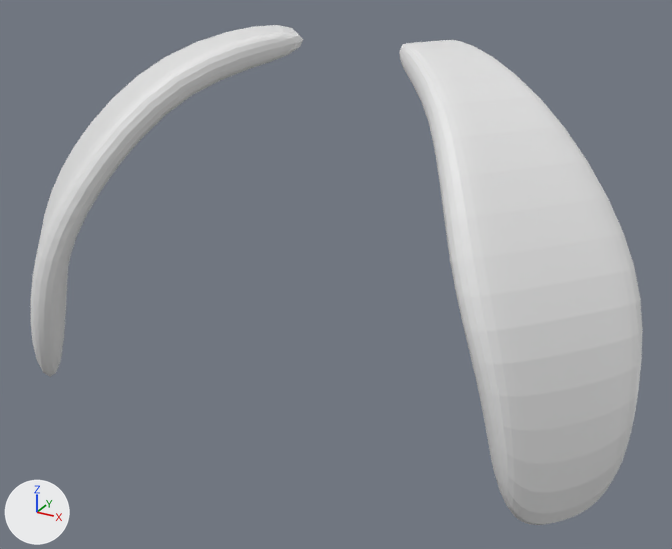
The Blender file blender/parts_ear_c8_dog.blend as it was, and as the next commit left it.
Camera for both pictures: a 50 mm camera at (38.6, -67.2, 13.7) aimed at (3.8, -4.1, -17.9). The lights are fixed; the arrows at lower left show +X, +Y and +Z.

Before the edit, the objects in view are built like this:
```python
me_立方体 = bpy.data.meshes.new('立方体')
me_立方体.from_pydata(...)  # 50 vertices, 48 faces; spans x -1.0..0.8, y -1.4..1.4, z -16.0..0.7
me_立方体_001 = bpy.data.meshes.new('立方体.001')
me_立方体_001.from_pydata(...)  # 50 vertices, 48 faces; spans x -1.0..0.8, y -1.4..1.4, z -16.0..0.7
ob_立方体 = bpy.data.objects.new('立方体', me_立方体)
ob_立方体.location = (17.98, -3.59, 0.0)
ob_立方体.rotation_euler = (0.0, 0.0, -0.704)  # degrees (0, 0, -40)
ob_立方体.scale = (14.6, 5.51, 2.0)
_m = ob_立方体.modifiers.new('細分化', 'SUBSURF')
ob_立方体_001 = bpy.data.objects.new('立方体.001', me_立方体_001)
ob_立方体_001.location = (-15.8, -4.38, 0.0)
ob_立方体_001.rotation_euler = (0.0, 0.0, -2.425)  # degrees (0, 0, -139)
ob_立方体_001.scale = (14.6, 5.65, 2.0)
_m = ob_立方体_001.modifiers.new('細分化', 'SUBSURF')
```
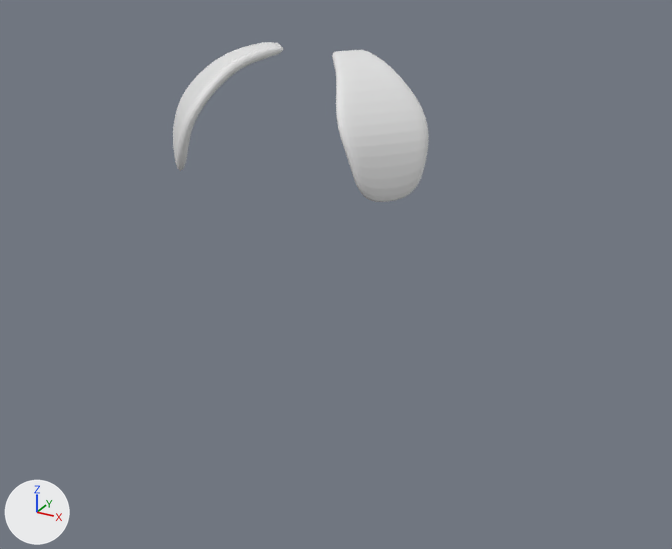
Pixel boxes [x1, y1, x2, y2] of what changed, in the pictures (672 x 549 px):
```json
{"object": "立方体", "change": "moved, rescaled", "before": [399, 40, 643, 525], "after": [332, 50, 429, 202], "on screen": "60% narrower, 69% shorter"}
{"object": "立方体.001", "change": "moved, rescaled", "before": [31, 25, 303, 377], "after": [173, 42, 283, 171], "on screen": "59% narrower, 63% shorter"}
```

Scene script edits in JSON lines:
```json
{"op": "set", "path": "ob_立方体.location", "old": "(17.98, -3.59, 0.0)", "new": "(6.71, -3.59, 0.0)"}
{"op": "set", "path": "ob_立方体.scale", "old": "(14.6, 5.51, 2.0)", "new": "(5.13, 2.81, 0.64)"}
{"op": "set", "path": "ob_立方体_001.location", "old": "(-15.8, -4.38, 0.0)", "new": "(-6.97, -4.38, 0.0)"}
{"op": "set", "path": "ob_立方体_001.scale", "old": "(14.6, 5.65, 2.0)", "new": "(5.31, 2.81, 0.64)"}
```
